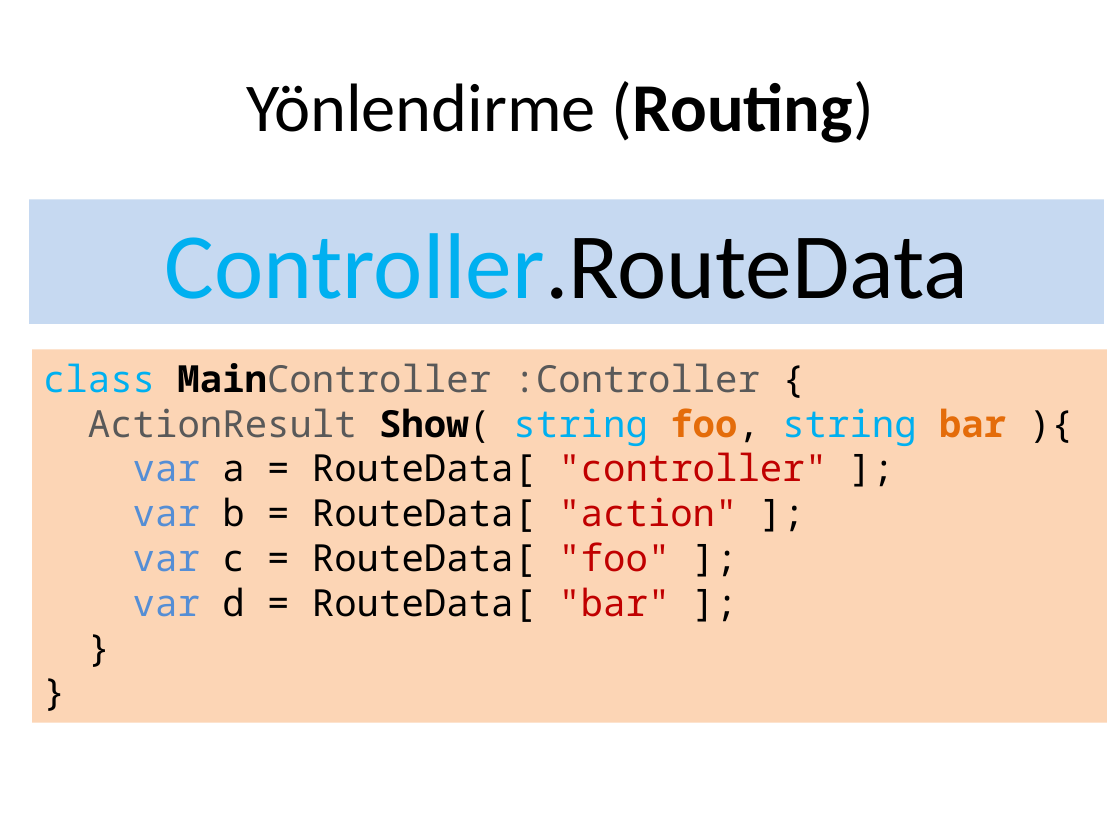
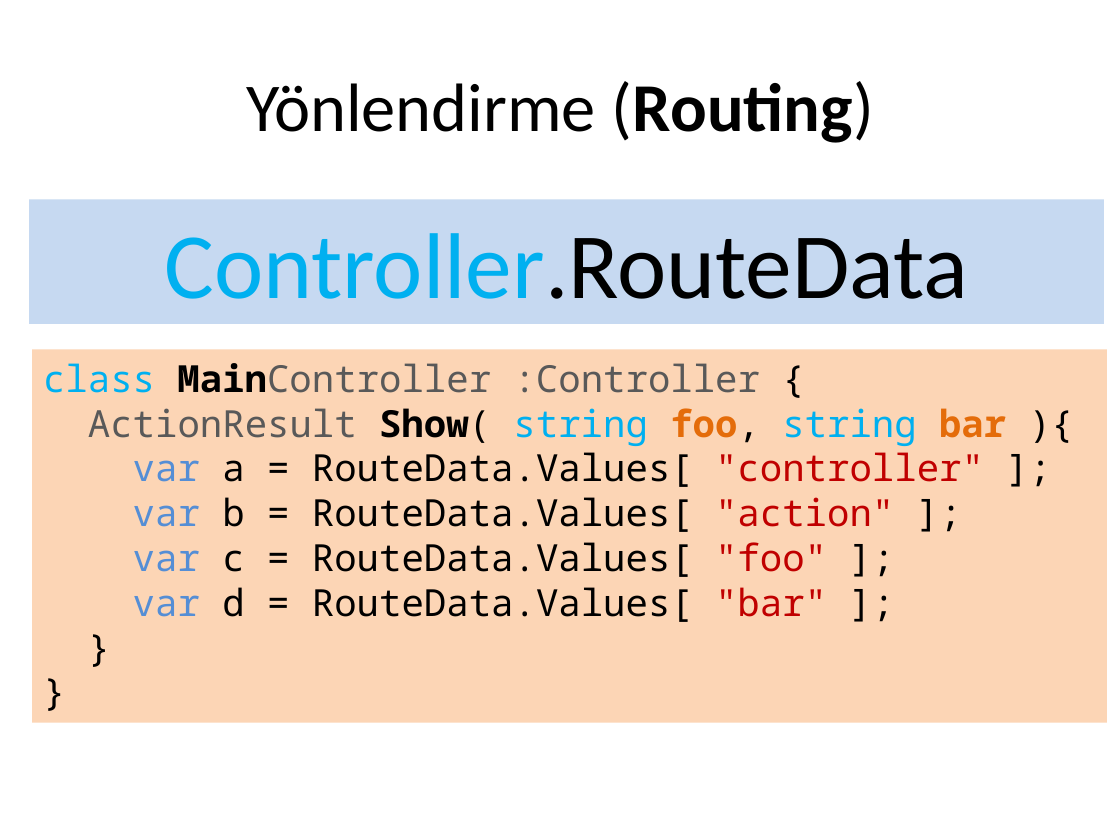
Before and after one commit to cemmerven/attrac, a slide deck: slide 28 of AttendanceTracker/Url Yönlendirme.pptx. Drawn at 1120x840 pixels with LibreOffice and Linux fonts; fonts in the diff are those of the drawing. Boxes give left, top, right and bottom in pixels: in the first picture for what was removed or moved away, otherwise in the second. Text is boxed around its words. In the diff, an @@ line names an element or a change of style, - is before the commit and + after.

```diff
--- a/AttendanceTracker/Url Yönlendirme.pptx
+++ b/AttendanceTracker/Url Yönlendirme.pptx
@@ text in rectangle at (133,452,984,622): text changed @@
-var a = RouteData[ "controller" ];
-var b = RouteData[ "action" ];
-var c = RouteData[ "foo" ];
-var d = RouteData[ "bar" ];
+var a = RouteData.Values[ "controller" ];
+var b = RouteData.Values[ "action" ];
+var c = RouteData.Values[ "foo" ];
+var d = RouteData.Values[ "bar" ];
```
Also in this commit, not shown: 1 other slide changed, 4 slides added, 5 other files.
